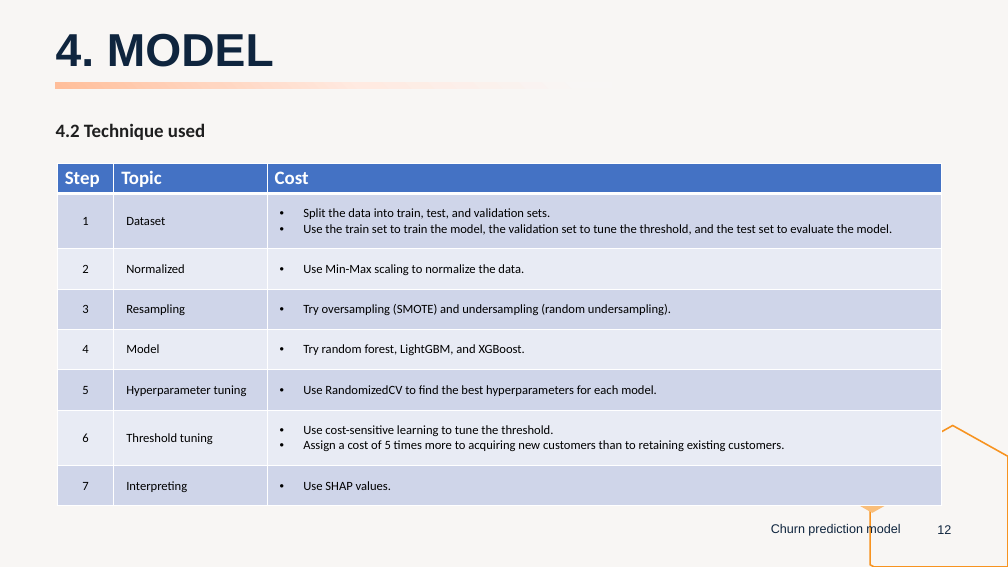
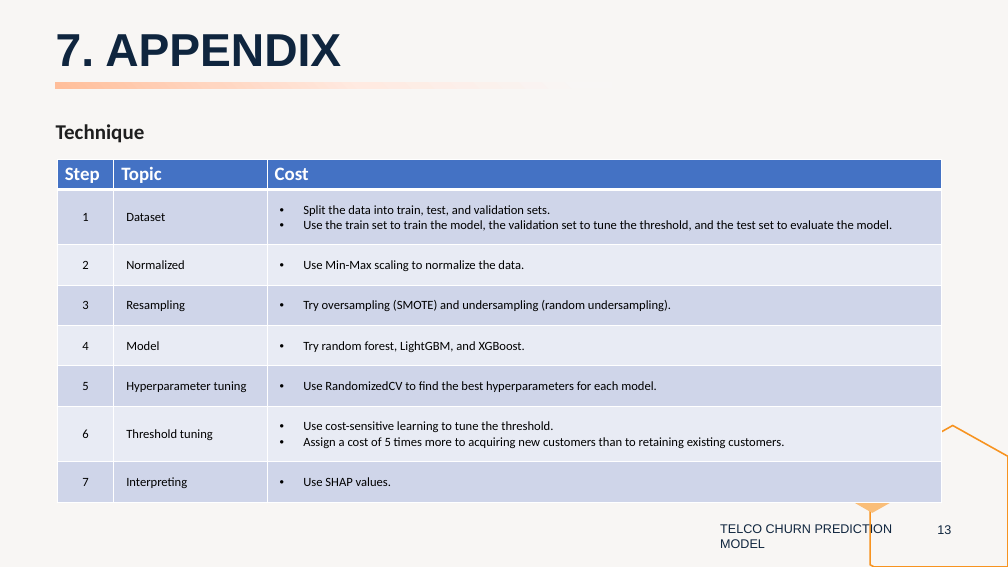
Before and after one commit to peerapat-t/telco_churn_prediction_model, a slide deck: slide 13 of Telco churn prediction model presentation.pptx (slide 12 before the commit). Drawn at 1008x567 pixels with LibreOffice and Linux fonts; fonts in the diff are those of the drawing. Boxes give left, top, right and bottom in pixels: in the first picture for what was removed or moved away, otherwise in the second. Text is boxed around its words. In the diff, an @@ line names an element or a change of style, - is before the commit and + after.

Commit message:
Add files via upload
update slide, improve model performance by add more iteration during randomized search

```diff
--- a/Telco churn prediction model presentation.pptx
+++ b/Telco churn prediction model presentation.pptx
@@ title at bbox=[56, 34, 341, 66]: text changed @@
-4. MODEL
+7. APPENDIX
@@ text at bbox=[56, 124, 145, 143]: text changed; size 18 to 20 pt @@
-4.2 Technique used
+Technique
@@ table: place and size @@
-table at bbox=[57, 163, 942, 506]
+table at bbox=[57, 160, 942, 502]
@@ text at bbox=[720, 523, 893, 548]: text changed @@
-Churn prediction model
+TELCO CHURN PREDICTION MODEL
@@ page number at bbox=[937, 525, 951, 534]: text changed @@
-12
+13
```
Also in this commit, not shown: 13 other slides changed, 7 slides added, 4 slides removed, 2 other files.
